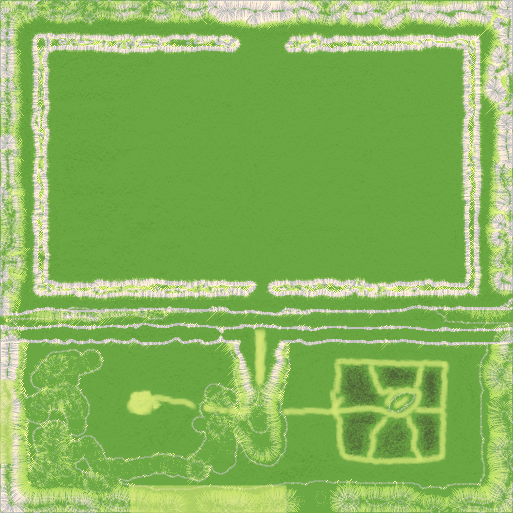
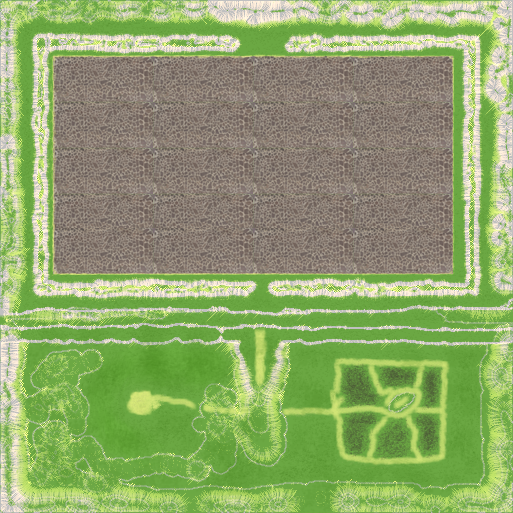
Revision of a layered 513 x 513 image; what changed, layer by layer:
added group "성바닥" with 2 layers above "초원 얼룩" over [49, 53, 456, 311]
added layer "Layer 1" in group "성바닥" over [49, 53, 456, 311]
added layer "Layer 1 copy 7" in group "성바닥" over [53, 56, 453, 274]
added layer "초원 얼룩" above "밭" over [20, 280, 496, 513]
added layer "길 얼룩" above "길" over [131, 357, 302, 414]
renamed "Layer 1" to "길", painted on it over [0, 327, 450, 513]
